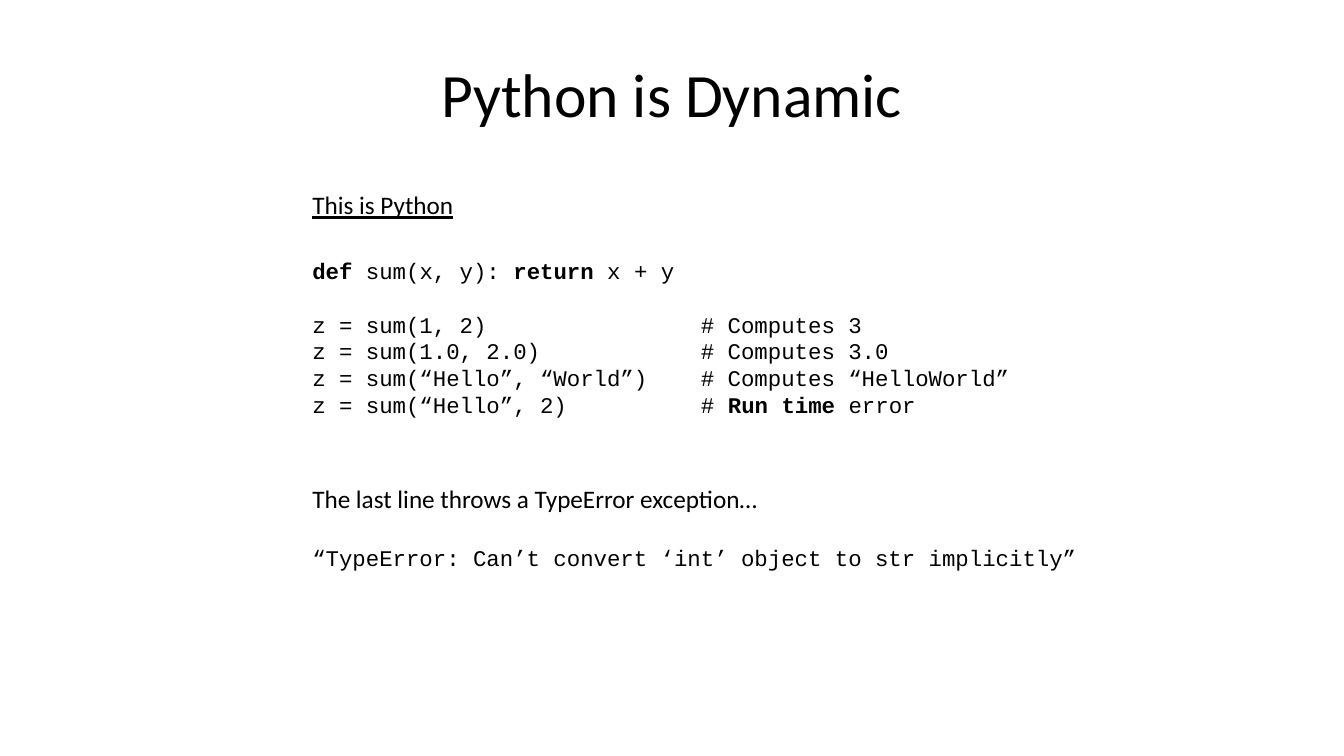
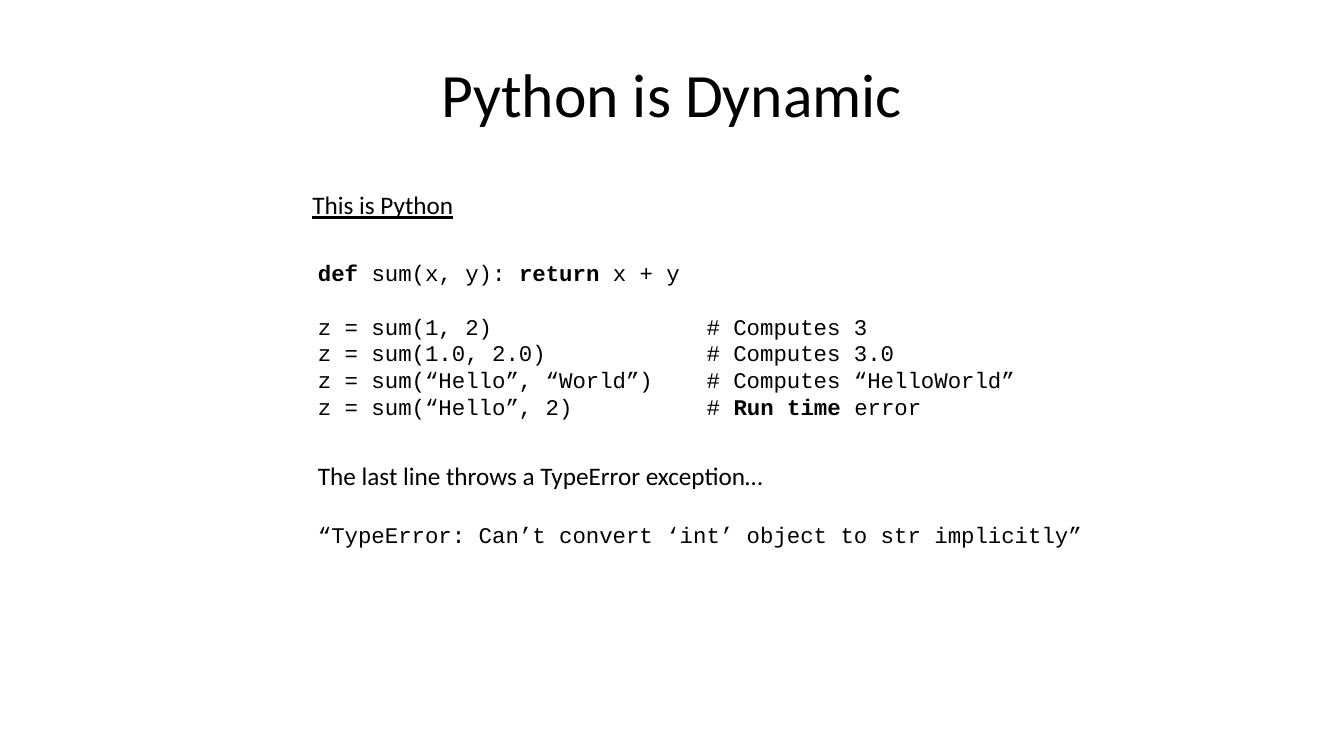
Before and after one commit to pchapin/augusta, a slide deck: slide 22 of tutorials/Scala/presentations/00_Introduction.pptx (slide 21 before the commit). Drawn at 1344x756 pixels with LibreOffice and Linux fonts; fonts in the diff are those of the drawing. Boxes give left, top, right and bottom in pixels: in the first picture for what was removed or moved away, otherwise in the second. Text is boxed around its words. In the diff, an @@ line names an element or a change of style, - is before the commit and + after.

```diff
--- a/tutorials/Scala/presentations/00_Introduction.pptx
+++ b/tutorials/Scala/presentations/00_Introduction.pptx
@@ text "def sum(x, y): return x ...": place and size @@
-text "def sum(x, y): return x ..." at (312,263,916,418)
+text "def sum(x, y): return x ..." at (318,265,921,420)
@@ text "The last line throws a ...": place and size @@
-text "The last line throws a ..." at (312,490,1076,571)
+text "The last line throws a ..." at (318,467,1081,548)
```
Also in this commit, not shown: 12 other slides changed, 3 slides added, 2 slides removed.
